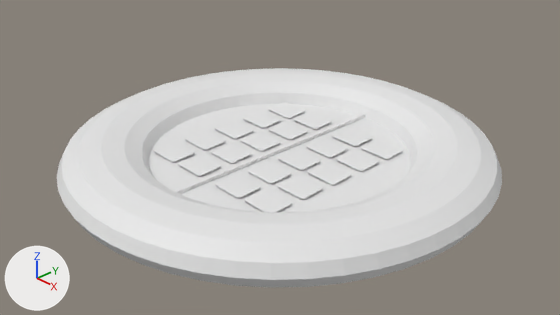
The Blender file Content/table.blend, before and after one commit.
Rendered twice from the file's camera 'Camera'. Every picture has the same lights, and +X, +Y and +Z are marked at lower left.

Objects in the first picture: 'Slot10.001', 'Slot3.001', 'Slot4', 'Slot4.001', 'Slot5', 'Slot5.001', 'Slot7.001', 'Slot8.001', 'Slot9.001', 'Torus.001', 'divider', 'mat'.
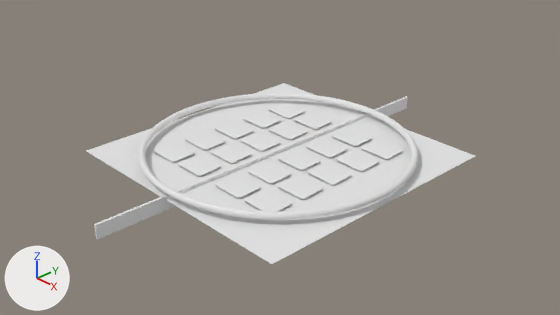
Changed parts and their boxes [x1, y1, x2, y2] in the pictures (560 x 315 px):
```json
{"object": "Torus.001", "change": "hidden", "before": [57, 68, 502, 288]}
{"object": "Torus", "change": "added", "after": [138, 93, 418, 220]}
{"object": "divider", "change": "unchanged, uncovered by the edit", "before": [175, 114, 366, 194], "after": [94, 97, 408, 240]}
```

The change, as JSON lines over the scene's bpy script:
```json
{"op": "add", "block": "me_torus", "code": ["me_torus = bpy.data.meshes.new('Torus')", "me_torus.from_pydata(...)  # a torus around z (ring radius 1.94, tube radius 0.05) spanning x -1.99..1.99, y -1.99..1.99, z -0.05..0.05"]}
{"op": "add", "block": "ob_torus_001", "code": "ob_torus_001.hide_set(True)"}
{"op": "add", "block": "ob_torus", "code": ["ob_torus = bpy.data.objects.new('Torus', me_torus)", "ob_torus.location = (-0.007, -0.019, 0.115)"]}
```
